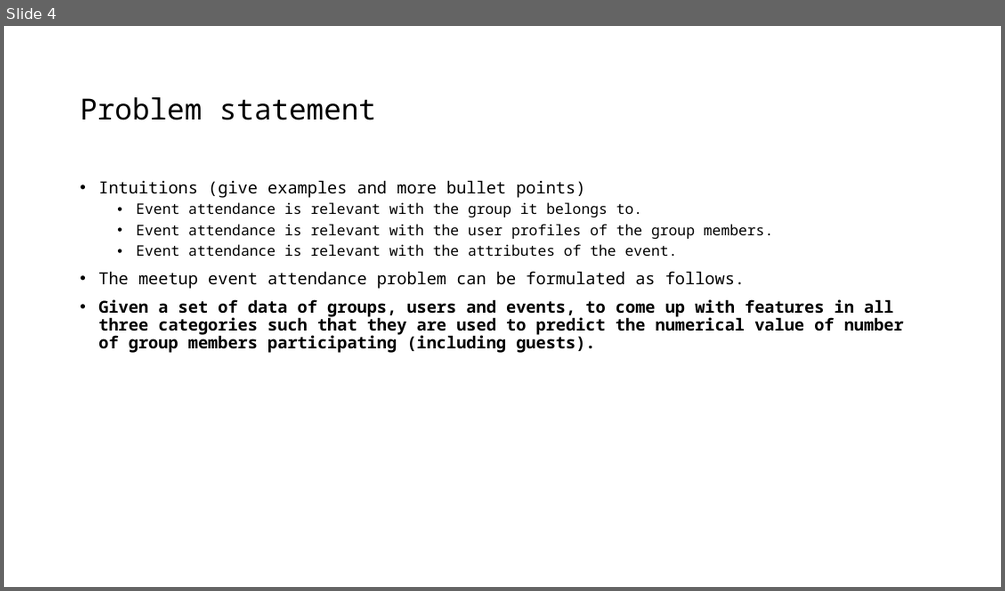
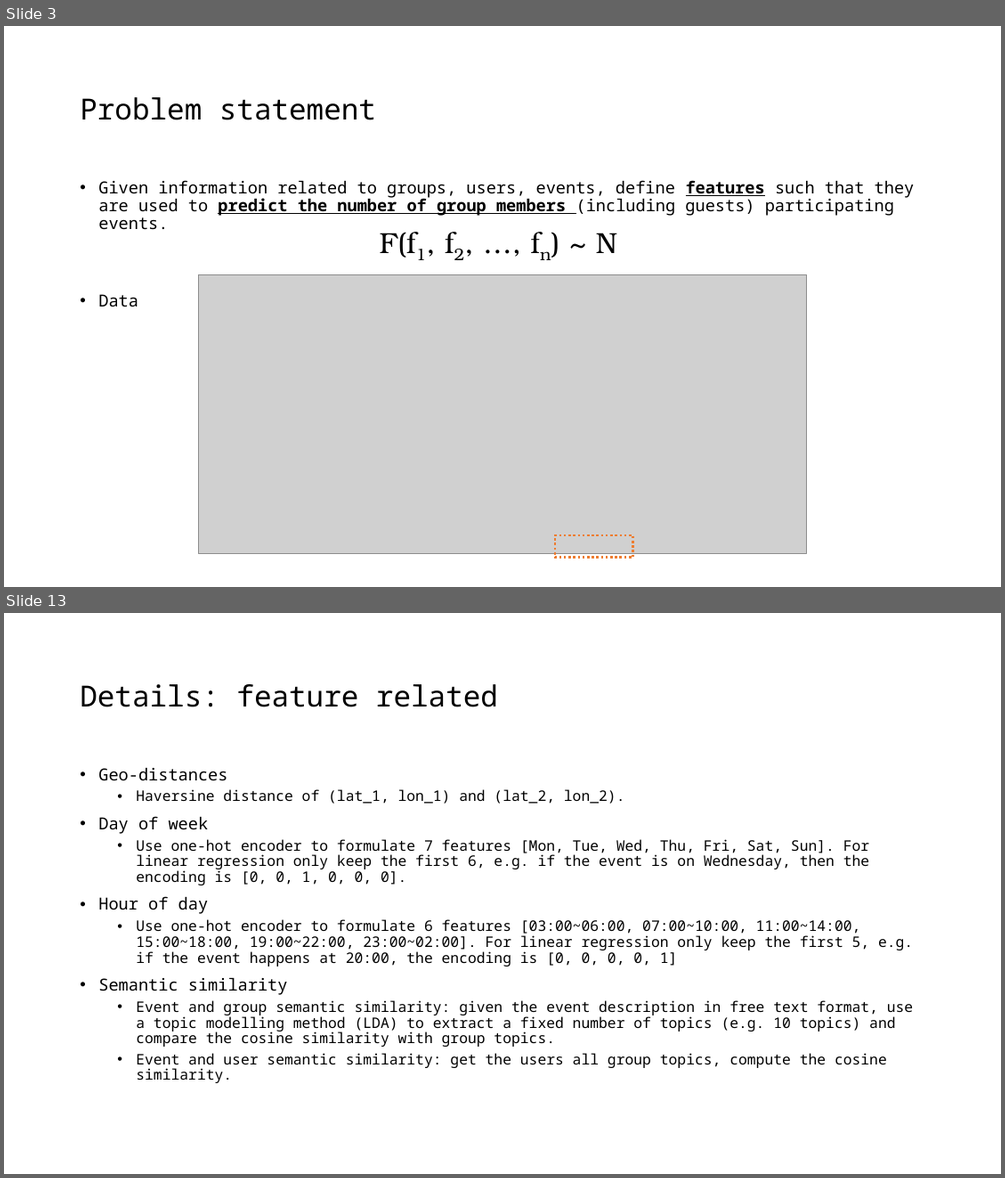
Before and after one commit to joyceXD/meetup-attendence-pred, a slide deck: presentation/meetup-attendance-prediction.pptx. Shown one above the other, each under a label of ours: slide 4 before the commit, slides 3 and 13 after it; the slides between them are not shown. The pictures are 1005x591 and 1005x1178 pixels, drawn with LibreOffice and Linux fonts; fonts in the diff are those of the drawing; grey boxes stand for pictures. Boxes give left, top, right and bottom in pixels: in the first picture for what was removed or moved away, otherwise in the second. Text is boxed around its words. In the diff, an @@ line names an element or a change of style, - is before the commit and + after.

Commit message:
Finalize model.

```diff
--- a/presentation/meetup-attendance-prediction.pptx
+++ b/presentation/meetup-attendance-prediction.pptx
@@ slide 13 added at [4,613,1001,1174], background #FFFFFF @@
@@ title added at [80,684,498,707], 28 pt, text #000000 @@
+Details: feature related
@@ text added at [98,767,913,1083], 14 pt, text #000000 @@
+• Geo-distances
+  • Haversine distance of (lat_1, lon_1) and (lat_2, lon_2).
+• Day of week
+  • Use one-hot encoder to formulate 7 features [Mon, Tue, Wed, Thu, Fri, Sat, Sun]. For linear regression only keep the first 6, e.g. if the event is on Wednesday, then the encoding is [0, 0, 1, 0, 0, 0].
+• Hour of day
+  • Use one-hot encoder to formulate 6 features [03:00~06:00, 07:00~10:00, 11:00~14:00, 15:00~18:00, 19:00~22:00, 23:00~02:00]. For linear regression only keep the first 5, e.g. if the event happens at 20:00, the encoding is [0, 0, 0, 0, 1]
+• Semantic similarity
+  • Event and group semantic similarity: given the event description in free text format, use a topic modelling method (LDA) to extract a fixed number of topics (e.g. 10 topics) and compare the cosine similarity with group topics.
+  • Event and user semantic similarity: get the users all group topics, compute the cosine similarity.
@@ what was slide 4 is now slide 3 @@
@@ slide 3 changed as well @@
@@ text at [98,180,914,306]: text changed @@
-• Intuitions (give examples and more bullet points)
-  • Event attendance is relevant with the group it belongs to.
-  • Event attendance is relevant with the user profiles of the group members.
-  • Event attendance is relevant with the attributes of the event.
-• The meetup event attendance problem can be formulated as follows.
-• Given a set of data of groups, users and events, to come up with features in all three categories such that they are used to predict the numerical value of number of group members participating (including guests).
+• Given information related to groups, users, events, define features such that they are used to predict the number of group members (including guests) participating events.
+• Data
@@ text added at [380,232,550,260], 28 pt, text #000000 @@
+F(f1, f2, …, fn) ~ N
@@ picture added at [198,274,807,553] @@
@@ rectangle added at [555,535,633,557], outline #ED7D31 2.25 pt dashed @@
```
Also in this commit, not shown: 3 other slides changed, 9 other slides added, 3 slides removed, 28 other files.
